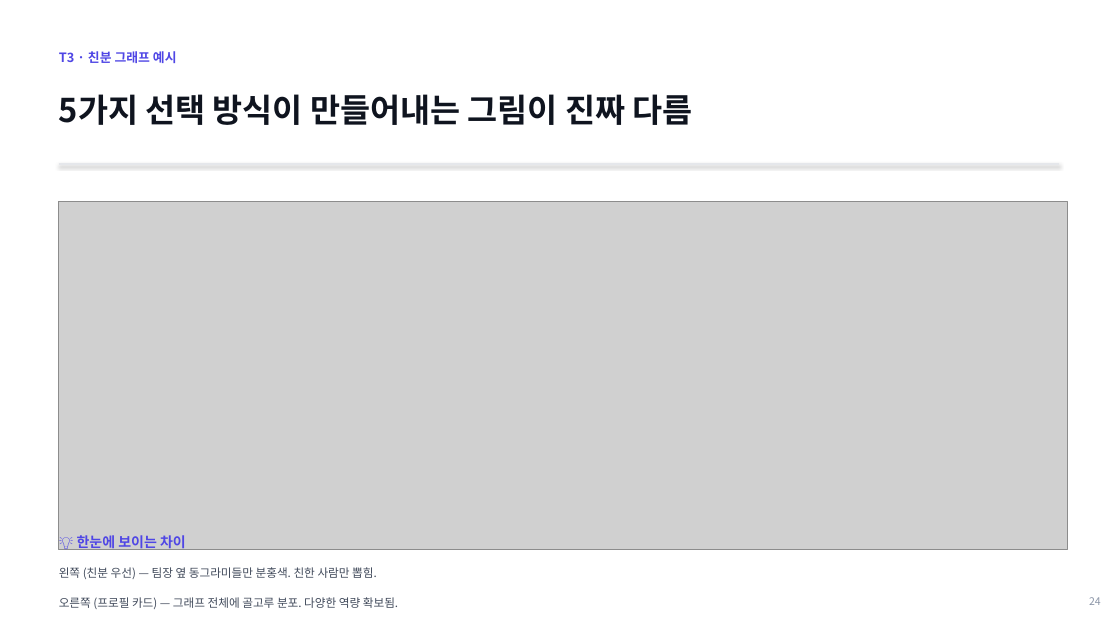
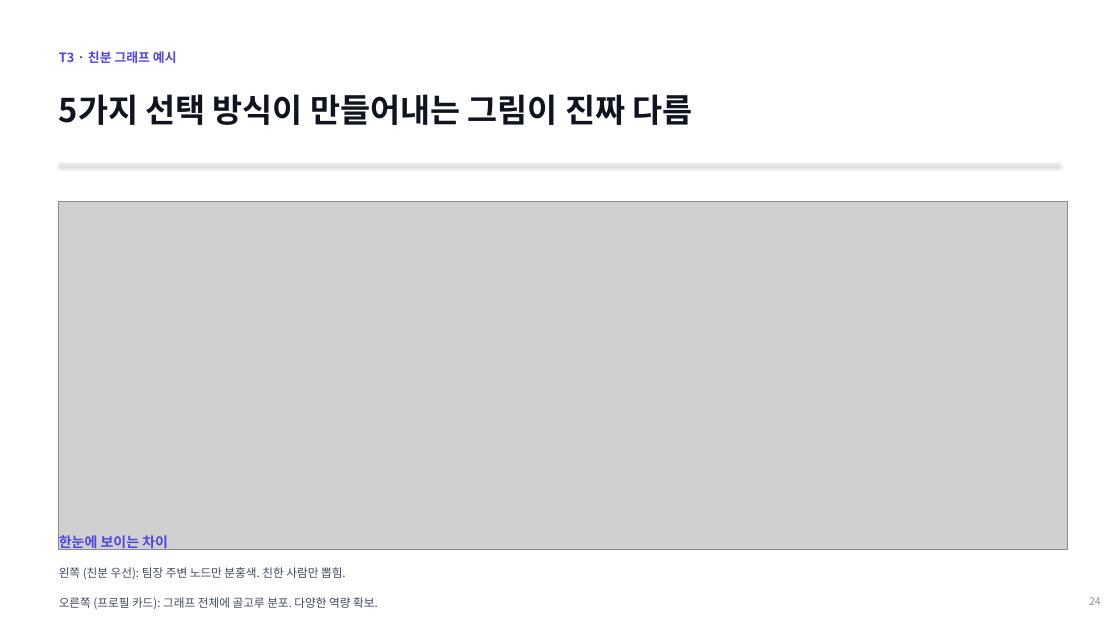
Before and after one commit to lshpy/imen315-syllabus-meta, a slide deck: slide 26 of team_project/kickoff_2026-05-11.pptx. Drawn at 1120x630 pixels with LibreOffice and Linux fonts; fonts in the diff are those of the drawing; grey boxes stand for pictures. Boxes give left, top, right and bottom in pixels: in the first picture for what was removed or moved away, otherwise in the second. Text is boxed around its words. In the diff, an @@ line names an element or a change of style, - is before the commit and + after.

```diff
--- a/team_project/kickoff_2026-05-11.pptx
+++ b/team_project/kickoff_2026-05-11.pptx
@@ text at (59, 535, 168, 551): text changed @@
-💡 한눈에 보이는 차이
+한눈에 보이는 차이
@@ text at (59, 567, 346, 579): text changed @@
-왼쪽 (친분 우선) — 팀장 옆 동그라미들만 분홍색. 친한 사람만 뽑힘.
+왼쪽 (친분 우선): 팀장 주변 노드만 분홍색. 친한 사람만 뽑힘.
@@ text at (59, 597, 378, 609): text changed @@
-오른쪽 (프로필 카드) — 그래프 전체에 골고루 분포. 다양한 역량 확보됨.
+오른쪽 (프로필 카드): 그래프 전체에 골고루 분포. 다양한 역량 확보.
```
Also in this commit, not shown: 9 other slides changed, 1 slide added, 1 slide removed, 1 other file.
